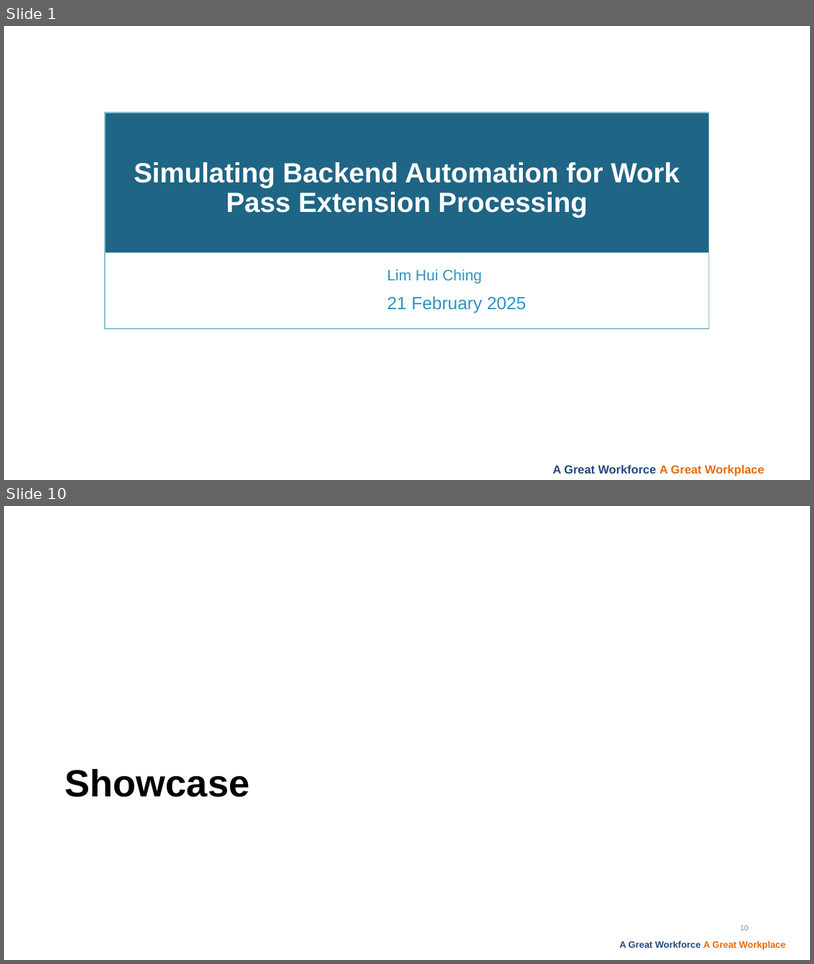
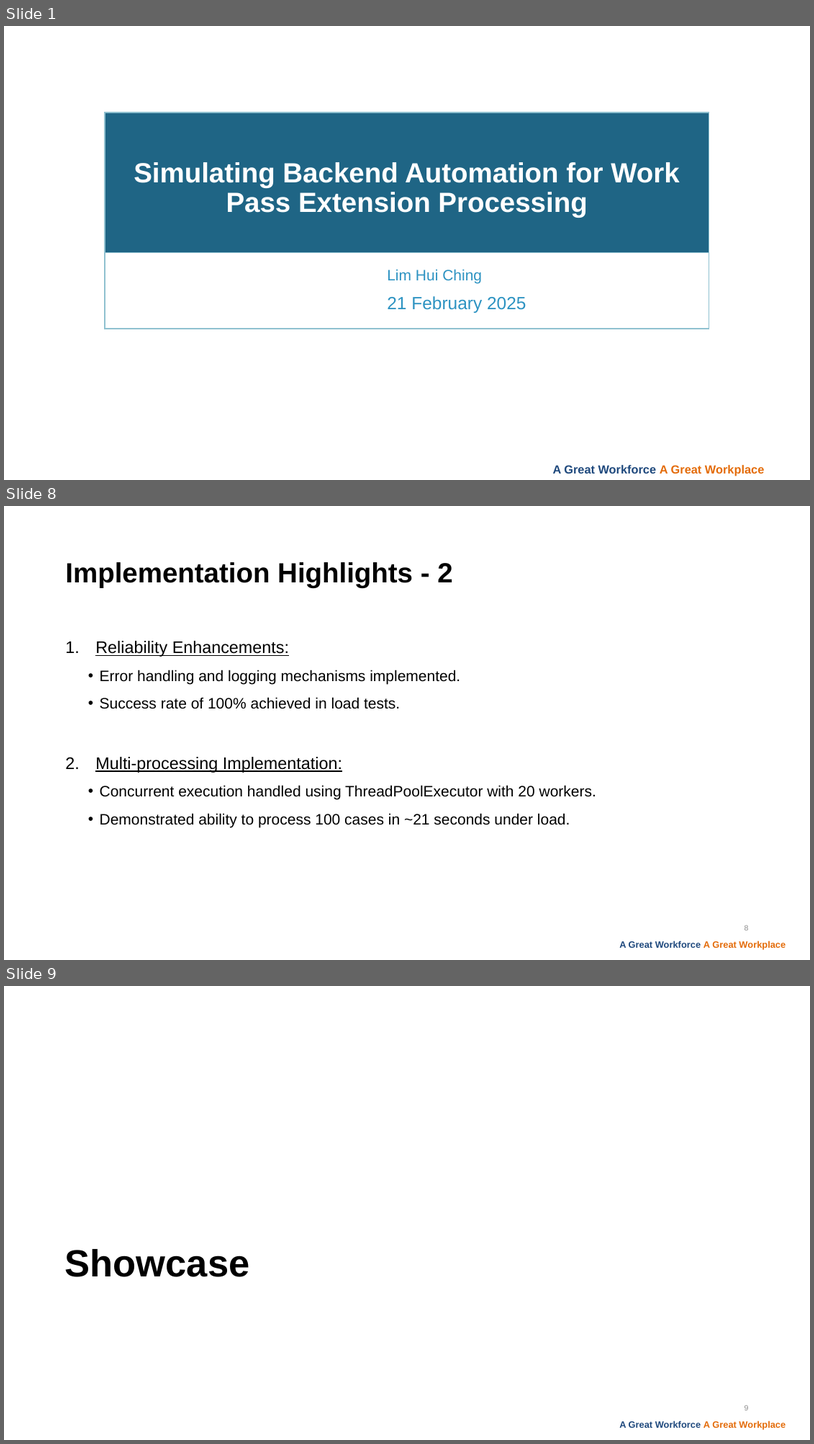
Before and after one commit to 1lhc/database, a slide deck: Presentation1.pptx. Shown one above the other, each under a label of ours: slides 1 and 10 before the commit, slides 1, 8 and 9 after it; the slides between them are not shown. The pictures are 814x964 and 814x1444 pixels, drawn with LibreOffice and Linux fonts; fonts in the diff are those of the drawing; background and template pictures are left out. Boxes give left, top, right and bottom in pixels: in the first picture for what was removed or moved away, otherwise in the second. Text is boxed around its words. In the diff, an @@ line names an element or a change of style, - is before the commit and + after.

```diff
--- a/Presentation1.pptx
+++ b/Presentation1.pptx
@@ slide 8 added at box(4, 506, 810, 960), background #FFFFFF; not listed: 1 template element that a slide beside it also shows @@
@@ title added at box(65, 562, 453, 588), 33 pt, text #000000, bold @@
+Implementation Highlights - 2
@@ text added at box(95, 641, 597, 827), 18 pt, text #000000 @@
+1. Reliability Enhancements:
+  • Error handling and logging mechanisms implemented.
+  • Success rate of 100% achieved in load tests.
+2. Multi-processing Implementation:
+  • Concurrent execution handled using ThreadPoolExecutor with 20 workers.
+  • Demonstrated ability to process 100 cases in ~21 seconds under load.
@@ page number added at box(745, 925, 749, 930), 9 pt, text #8C8C8C @@
+8
@@ what was slide 10 is now slide 9 @@
@@ page number at box(745, 1405, 749, 1410): text changed @@
-10
+9
```
Also in this commit, not shown: 5 slides changed, 6 other slides added, 8 slides removed.
